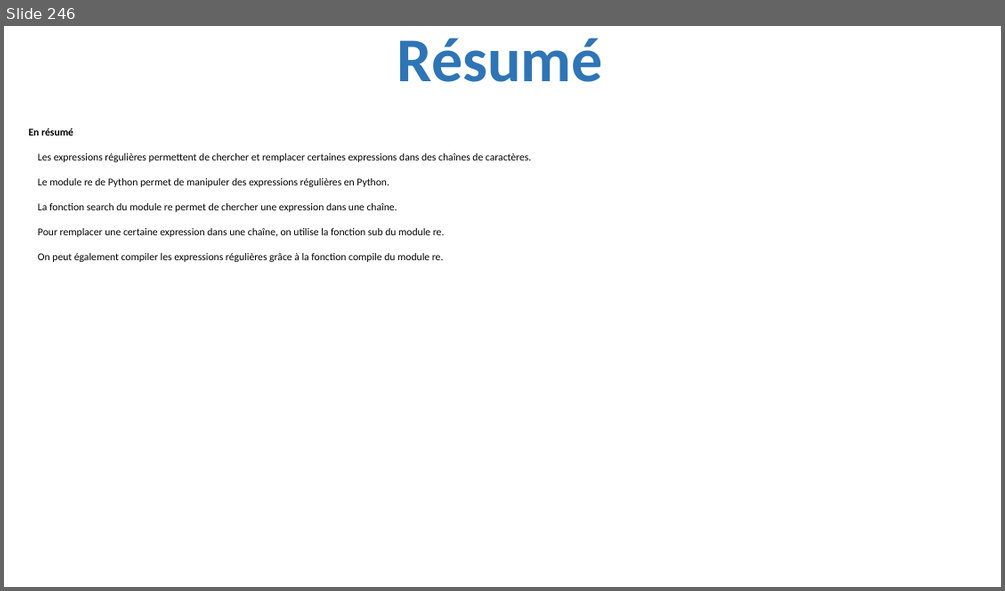
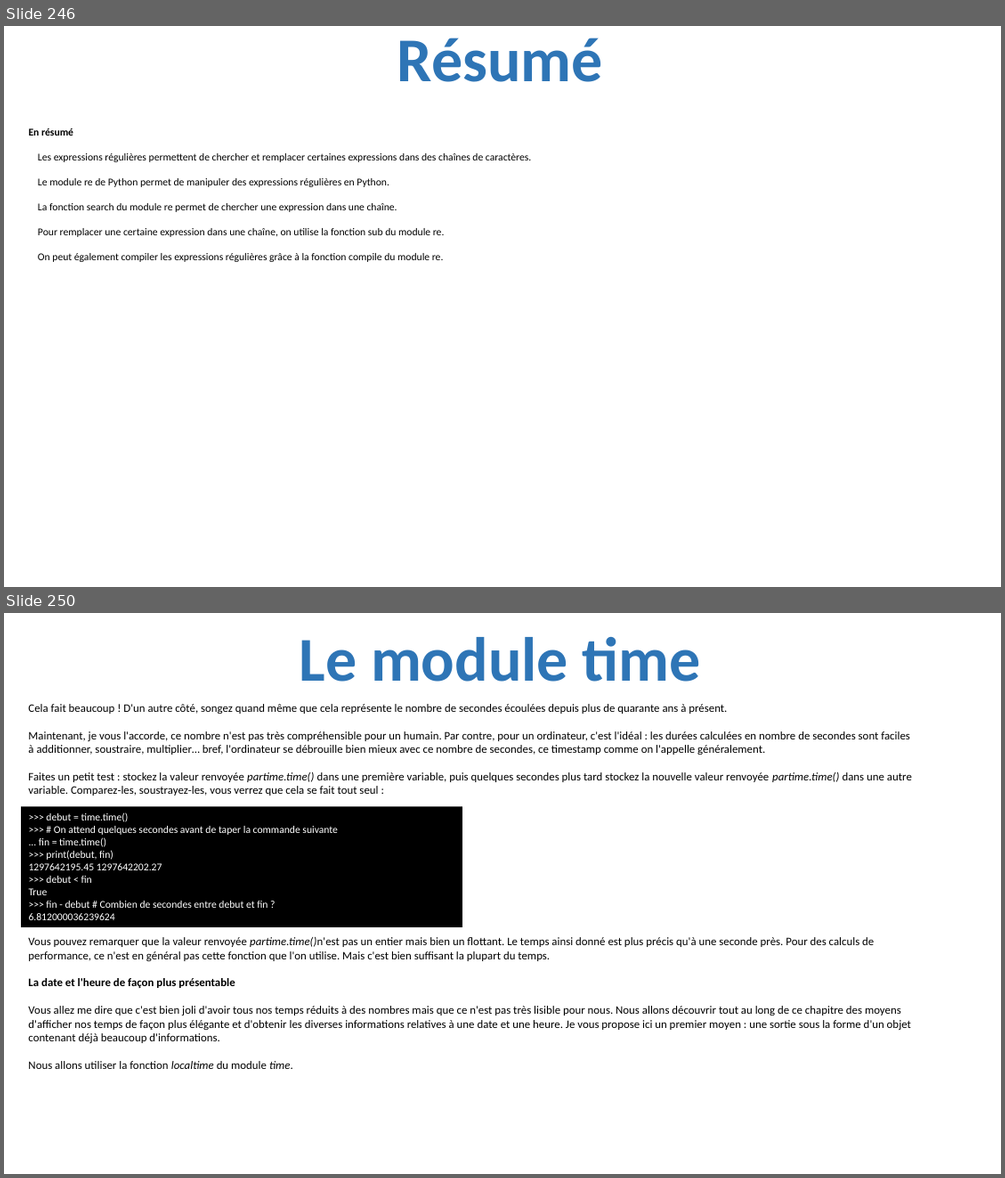
Before and after one commit to julienPalleau/PythonDoc, a slide deck: Python-resume.pptx. Shown one above the other, each under a label of ours: slide 246 before the commit, slides 246 and 250 after it; the slides between them are not shown. The pictures are 1005x591 and 1005x1178 pixels, drawn with LibreOffice and Linux fonts; fonts in the diff are those of the drawing. Boxes give left, top, right and bottom in pixels: in the first picture for what was removed or moved away, otherwise in the second. Text is boxed around its words. In the diff, an @@ line names an element or a change of style, - is before the commit and + after.

Commit message:
Exprimez le temps

```diff
--- a/Python-resume.pptx
+++ b/Python-resume.pptx
@@ slide 250 added at bbox=[4, 613, 1001, 1174], background #FFFFFF @@
@@ title added at bbox=[299, 637, 701, 682], 60 pt, text #2E75B6, bold @@
+Le module time
@@ text added at bbox=[28, 704, 912, 795], 11 pt, text #000000 @@
+Cela fait beaucoup ! D'un autre côté, songez quand même que cela représente le nombre de secondes écoulées depuis plus de quarante ans à présent.
+Maintenant, je vous l'accorde, ce nombre n'est pas très compréhensible pour un humain. Par contre, pour un ordinateur, c'est l'idéal : les durées calculées en nombre de secondes sont faciles à additionner, soustraire, multiplier… bref, l'ordinateur se débrouille bien mieux avec ce nombre de secondes, ce timestamp comme on l'appelle généralement.
+Faites un petit test : stockez la valeur renvoyée partime.time() dans une première variable, puis quelques secondes plus tard stockez la nouvelle valeur renvoyée partime.time() dans une autre variable. Comparez-les, soustrayez-les, vous verrez que cela se fait tout seul :
@@ rectangle added at bbox=[21, 807, 462, 928], fill #000000, 10 pt, text #FFFFFF @@
+>>> debut = time.time()
+>>> # On attend quelques secondes avant de taper la commande suivante
+... fin = time.time()
+>>> print(debut, fin)
+1297642195.45 1297642202.27
+>>> debut < fin
+True
+>>> fin - debut # Combien de secondes entre debut et fin ?
+6.812000036239624
@@ text added at bbox=[28, 937, 911, 1069], 11 pt, text #000000 @@
+Vous pouvez remarquer que la valeur renvoyée partime.time()n'est pas un entier mais bien un flottant. Le temps ainsi donné est plus précis qu'à une seconde près. Pour des calculs de performance, ce n'est en général pas cette fonction que l'on utilise. Mais c'est bien suffisant la plupart du temps.
+La date et l'heure de façon plus présentable
+Vous allez me dire que c'est bien joli d'avoir tous nos temps réduits à des nombres mais que ce n'est pas très lisible pour nous. Nous allons découvrir tout au long de ce chapitre des moyens d'afficher nos temps de façon plus élégante et d'obtenir les diverses informations relatives à une date et une heure. Je vous propose ici un premier moyen : une sortie sous la forme d'un objet contenant déjà beaucoup d'informations.
+Nous allons utiliser la fonction localtime du module time.
```
Also in this commit, not shown: 10 other slides added.
